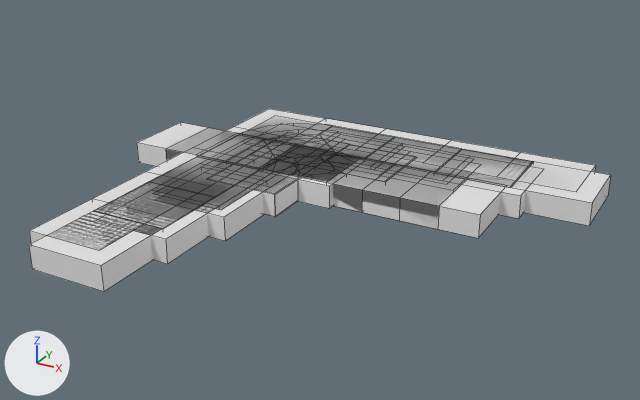
An edit to the FBX model Assets/models/draha/zakruta3x3_obla.fbx, drawn before and after from the same camera.
Before and after are seen from a camera (50 mm lens) standing at (53.5, -94.8, 43.8) and looking at (6.0, -8.5, 0.6). Arrows for +X, +Y and +Z are at lower left; the lights stay in place. Mesh edges are drawn as thin lines. Where no turn or scale is listed for an object, it has been applied to the vertices.

Objects in the first picture: 'rovnacesta2x1', 'rovnacesta3x1', 'rovnacesta4x1', 'rovnacesta5x1', 'zakruta 1x1_obla', 'zakruta2x2_obla', 'zakruta2x2hranata', 'zakruta3x3_obla', 'zakruta3x3hranata', 'zakruta4x4_obla', 'zakruta4x4hranata', 'zakruta5x5_obla', 'zakruta5x5hranata'.
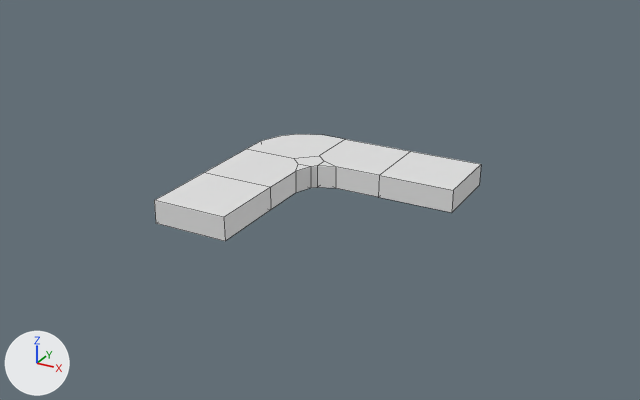
The newer file is also rescaled (x0.244), turned or shifted as a whole; pictures and numbers use the older file's frame.

The change in detail:
me_cube_021 has 44 vertices, 34 faces and spans x -10.2..19.8, y -19.8..10.2, z -1.5..1.5.
me_cube_021 is used by ob_zakruta3x3_obla; location (0.0, 0.0, 0.0).
Part 1, on me_cube_021:
34 faces are deleted.
34 new faces join them.
Object 'zakruta4x4_obla' (ob_zakruta4x4_obla) is deleted.
Object 'rovnacesta4x1' (ob_rovnacesta4x1) is deleted.
Object 'zakruta4x4hranata' (ob_zakruta4x4hranata) is deleted.
Object 'zakruta2x2hranata' (ob_zakruta2x2hranata) is deleted.
Object 'zakruta 1x1_obla' (ob_zakruta_1x1_obla) is deleted.
Object 'zakruta5x5_obla' (ob_zakruta5x5_obla) is deleted.
Object 'rovnacesta5x1' (ob_rovnacesta5x1) is deleted.
Object 'zakruta3x3hranata' (ob_zakruta3x3hranata) is deleted.
Object 'zakruta5x5hranata' (ob_zakruta5x5hranata) is deleted.
Object 'rovnacesta3x1' (ob_rovnacesta3x1) is deleted.
Object 'rovnacesta2x1' (ob_rovnacesta2x1) is deleted.
Object 'zakruta2x2_obla' (ob_zakruta2x2_obla) is deleted.

Location of each change, [x1, y1, x2, y2] in pixels of the pictures (640 x 400 px; the box of a moved part takes in the faces that stretch with it):
'zakruta5x5_obla', deleted
    before: [29, 123, 611, 291]
'zakruta5x5hranata', deleted
    before: [29, 109, 596, 250]
'rovnacesta5x1', deleted
    before: [137, 122, 507, 238]
'zakruta4x4_obla', deleted
    before: [98, 129, 536, 264]
'rovnacesta4x1', deleted
    before: [188, 129, 468, 229]
'zakruta2x2_obla', deleted
    before: [208, 138, 417, 217]
'zakruta3x3hranata', deleted
    before: [153, 125, 474, 209]
'zakruta4x4hranata', deleted
    before: [95, 116, 523, 229]
'zakruta 1x1_obla', deleted
    before: [262, 154, 363, 208]
'zakruta2x2hranata', deleted
    before: [211, 133, 414, 194]
'rovnacesta3x1', deleted
    before: [201, 134, 400, 218]
'rovnacesta2x1', deleted
    before: [231, 140, 358, 186]
part 1 of me_cube_021, moved or reshaped
    before: [154, 134, 474, 239]
    after: [154, 134, 481, 239]
